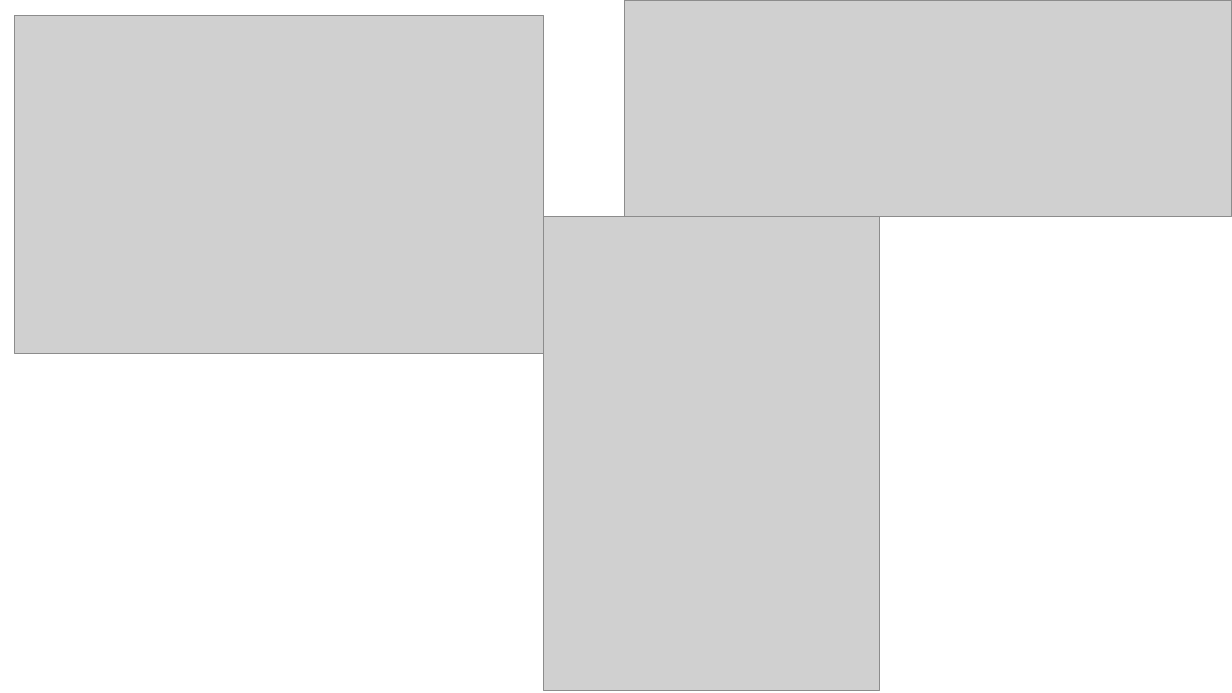
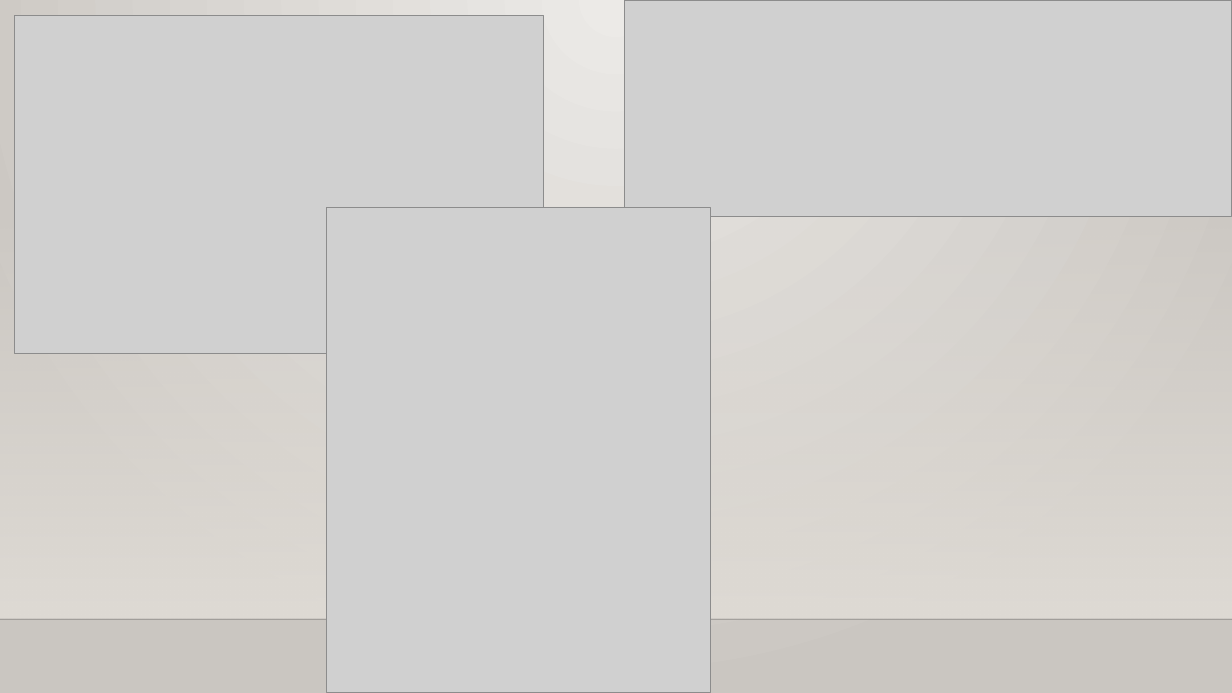
Before and after one commit to Luluemzi/Zaloghaz, a slide deck: slide 6 of Pawnshop_and_Jewelry_Store.pptx (slide 5 before the commit). Drawn at 1232x693 pixels with LibreOffice and Linux fonts; fonts in the diff are those of the drawing; grey boxes stand for pictures; background and template pictures are left out. Boxes give left, top, right and bottom in pixels: in the first picture for what was removed or moved away, otherwise in the second. Text is boxed around its words. In the diff, an @@ line names an element or a change of style, - is before the commit and + after.

```diff
--- a/Pawnshop_and_Jewelry_Store.pptx
+++ b/Pawnshop_and_Jewelry_Store.pptx
@@ background #FFFFFF to gradient #ECEAE7 to #CAC7C1 @@
@@ rectangle added at [0,204,1232,619], fill gradient #DFDBD5 @@
@@ picture added at [326,208,711,693] @@
@@ picture removed at [544,217,880,690] @@
@@ line added from (0, 619) to (1232, 619), #000001 1 pt @@
```
Also in this commit, not shown: 10 other slides changed, 6 slides added, 2 slides removed, 1 other file.
